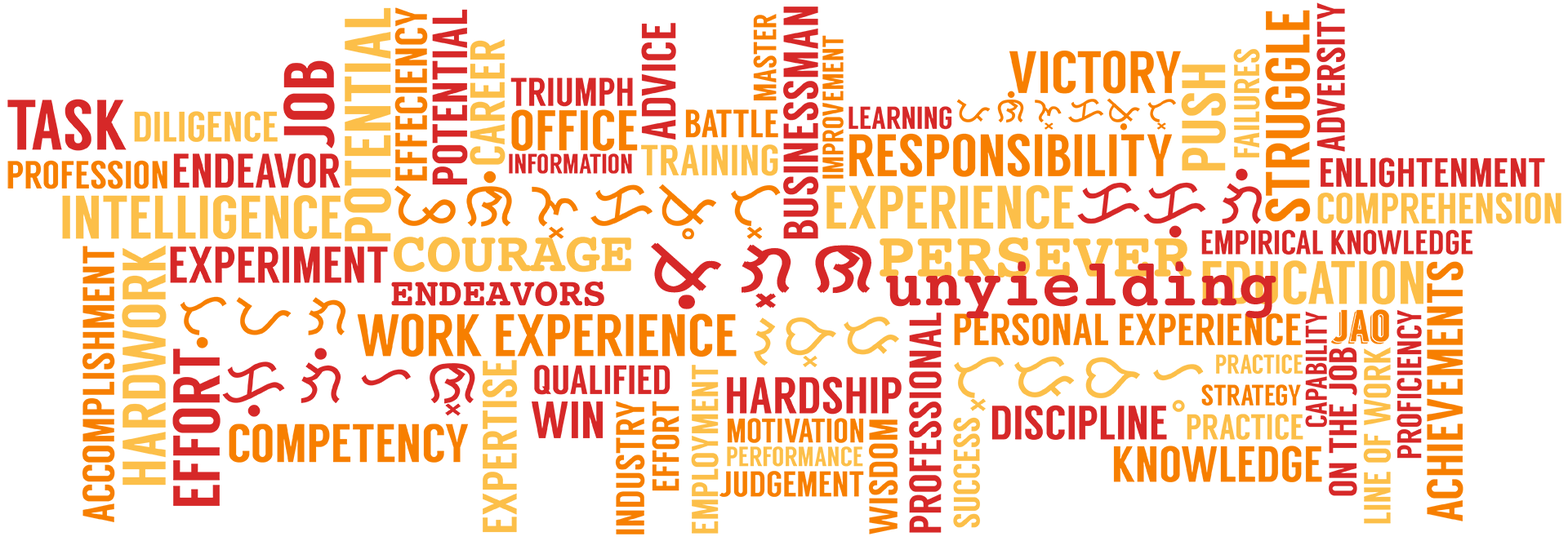
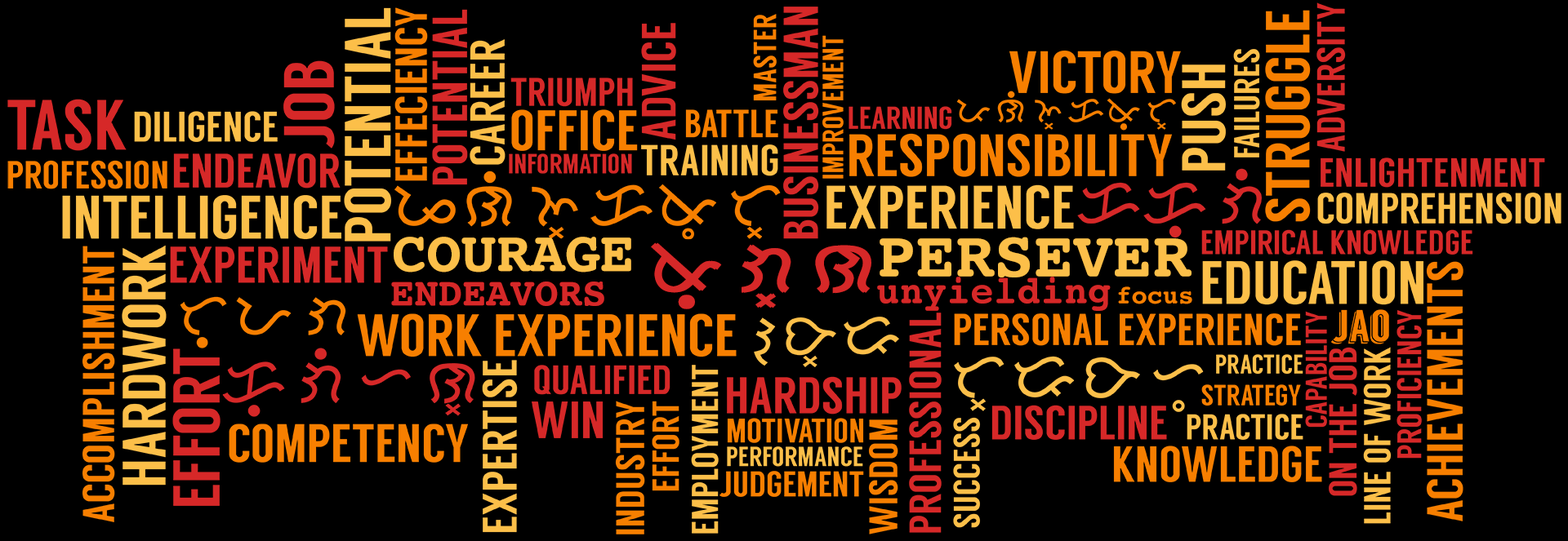
The second 1568×541 image is a revision of the first. Changes to its layers:
added layer "focus" above "unyielding" over (x1=1118, y1=286, x2=1193, y2=305)
painted on "unyielding" over (x1=877, y1=261, x2=1277, y2=319)
added layer "bg" over (x1=0, y1=0, x2=1568, y2=541)
